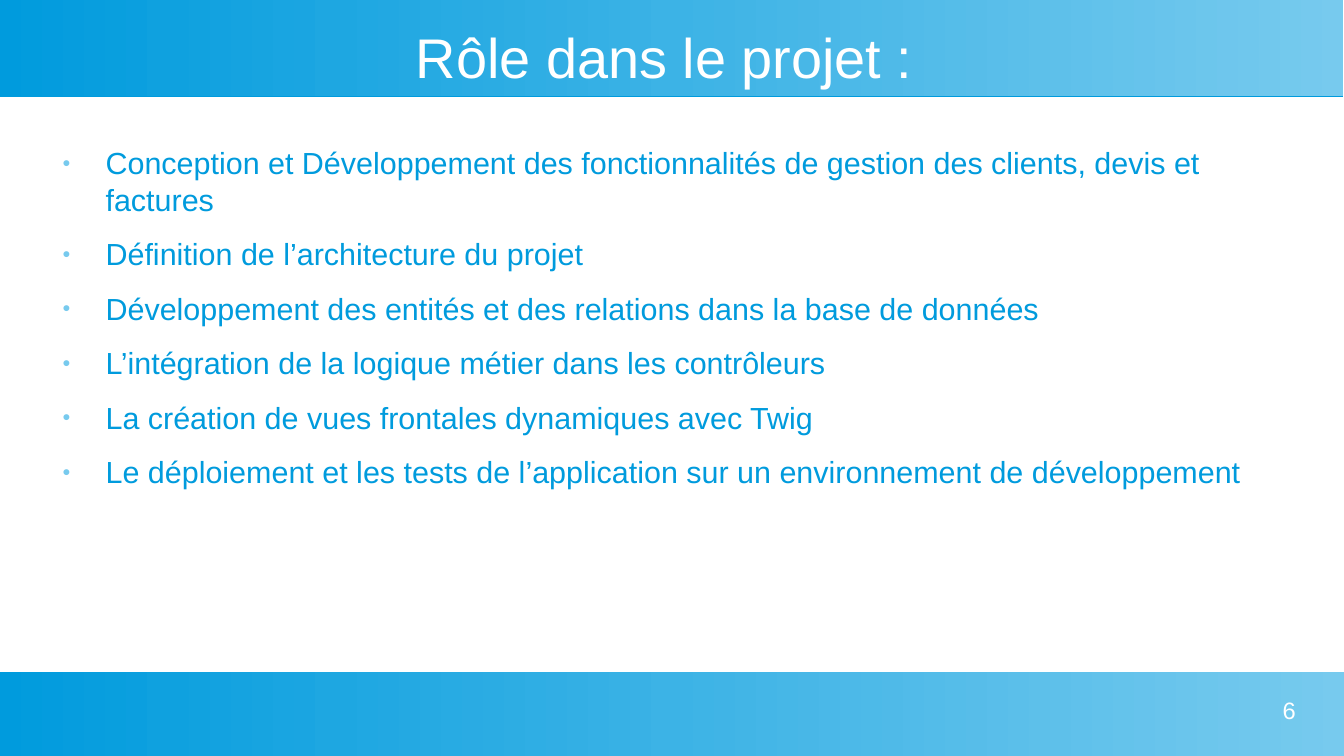
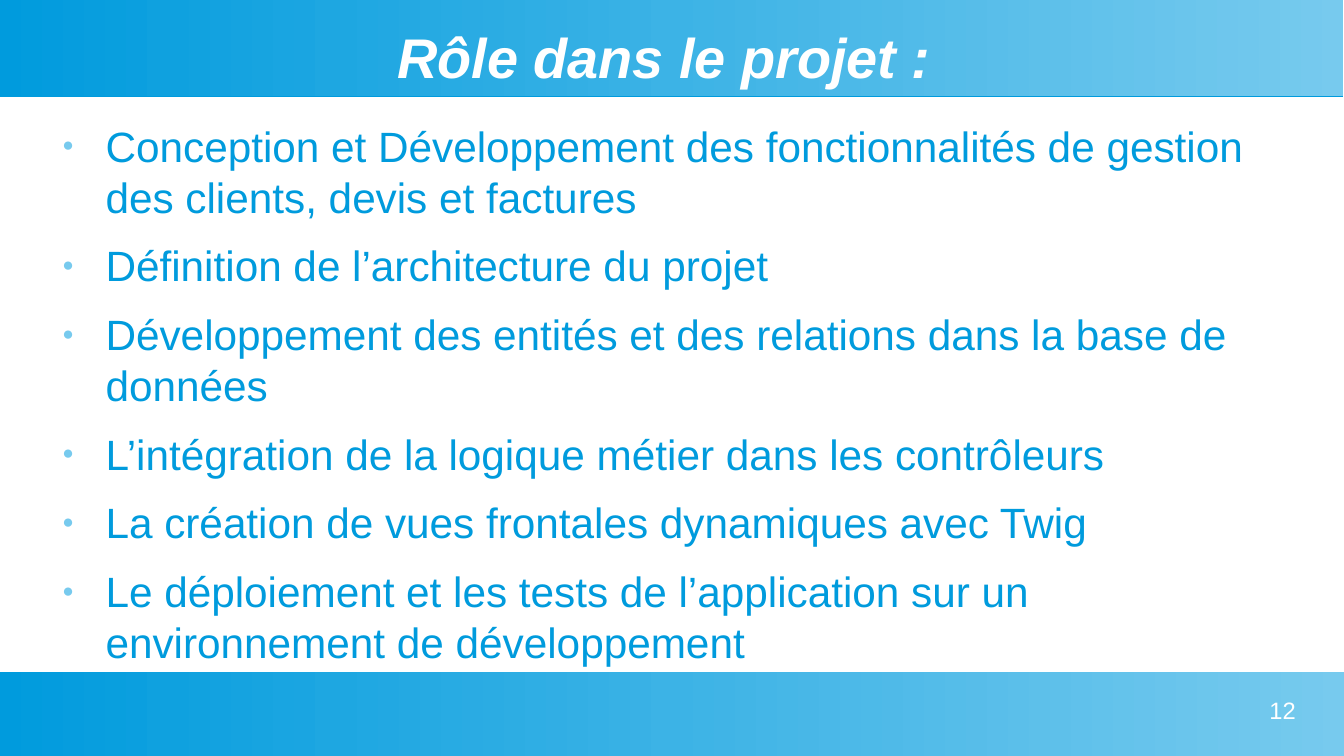
Before and after one commit to Myst564/Dev-Web, a slide deck: slide 12 of Projet Solo/DAB-INVOICE/Diaporama Projet Oral Stage IDEES Numérique.odp (slide 6 before the commit). Drawn at 1344x756 pixels with LibreOffice and Linux fonts; fonts in the diff are those of the drawing. Boxes give left, top, right and bottom in pixels: in the first picture for what was removed or moved away, otherwise in the second. Text is boxed around its words. In the diff, an @@ line names an element or a change of style, - is before the commit and + after.

Commit message:
Update Projet IDEES Numérique

```diff
--- a/Projet Solo/DAB-INVOICE/Diaporama Projet Oral Stage IDEES Numérique.odp
+++ b/Projet Solo/DAB-INVOICE/Diaporama Projet Oral Stage IDEES Numérique.odp
@@ title "Rôle dans le projet :" at [397,36,896,88]: bold on, italic on @@
@@ text "Conception et Développement des fonctionnalités ...": place and size @@
-text "Conception et Développement des fonctionnalités ..." at [106,151,1240,489]
+text "Conception et Développement des fonctionnalités ..." at [106,130,1243,615]
@@ text "Conception et Développement des fonctionnalités ..." at [106,130,1243,615]: size 18 to 25 pt @@
@@ page number at [1269,702,1295,719]: text changed @@
-6
+12
```
Also in this commit, not shown: 6 other slides changed, 66 slides added, 1 slide removed, 3 other files.
